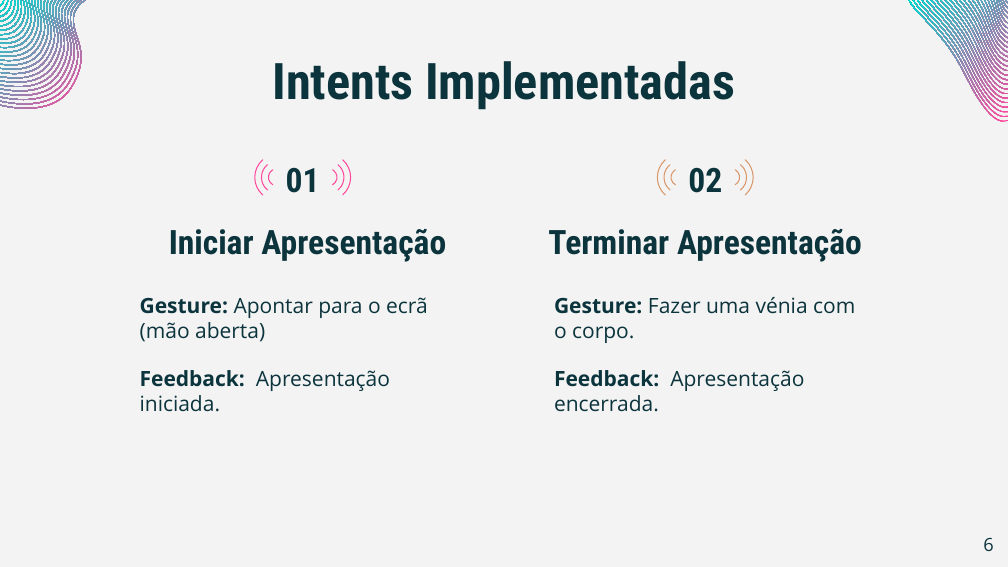
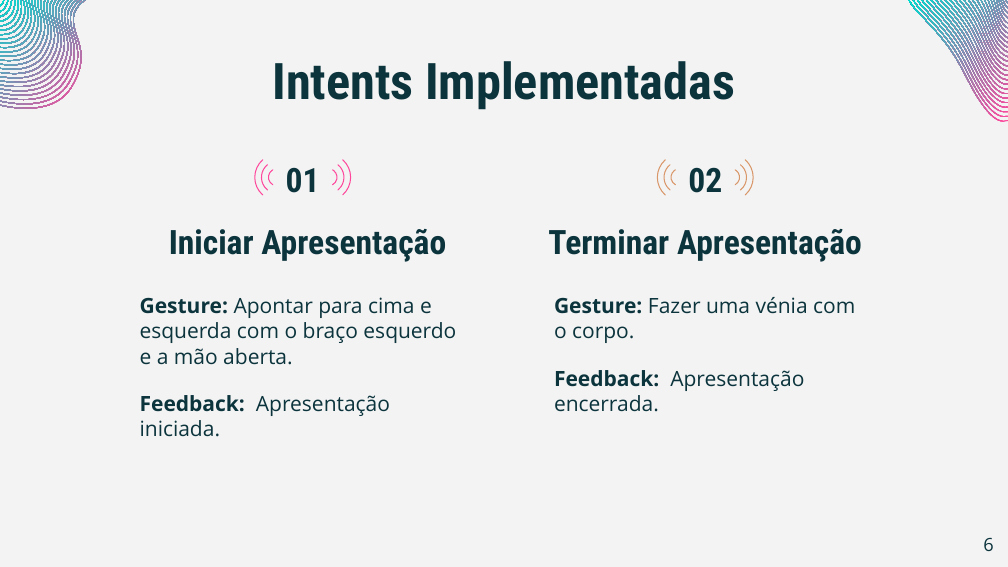
Before and after one commit to SardinhaAlmeida/IM_Projects, a slide deck: slide 6 of PowerPointGestures/ConsoleApp/ConsoleApp/IM_Final_Gesture_108796-108067.pptx. Drawn at 1008x567 pixels with LibreOffice and Linux fonts; fonts in the diff are those of the drawing. Boxes give left, top, right and bottom in pixels: in the first picture for what was removed or moved away, otherwise in the second. Text is boxed around its words. In the diff, an @@ line names an element or a change of style, - is before the commit and + after.

```diff
--- a/PowerPointGestures/ConsoleApp/ConsoleApp/IM_Final_Gesture_108796-108067.pptx
+++ b/PowerPointGestures/ConsoleApp/ConsoleApp/IM_Final_Gesture_108796-108067.pptx
@@ subtitle at (140,297,456,365): text changed @@
-Gesture: Apontar para o ecrã (mão aberta)
+Gesture: Apontar para cima e esquerda com o braço esquerdo e a mão aberta.
```
Also in this commit, not shown: 6 other slides changed, 21 other files.
